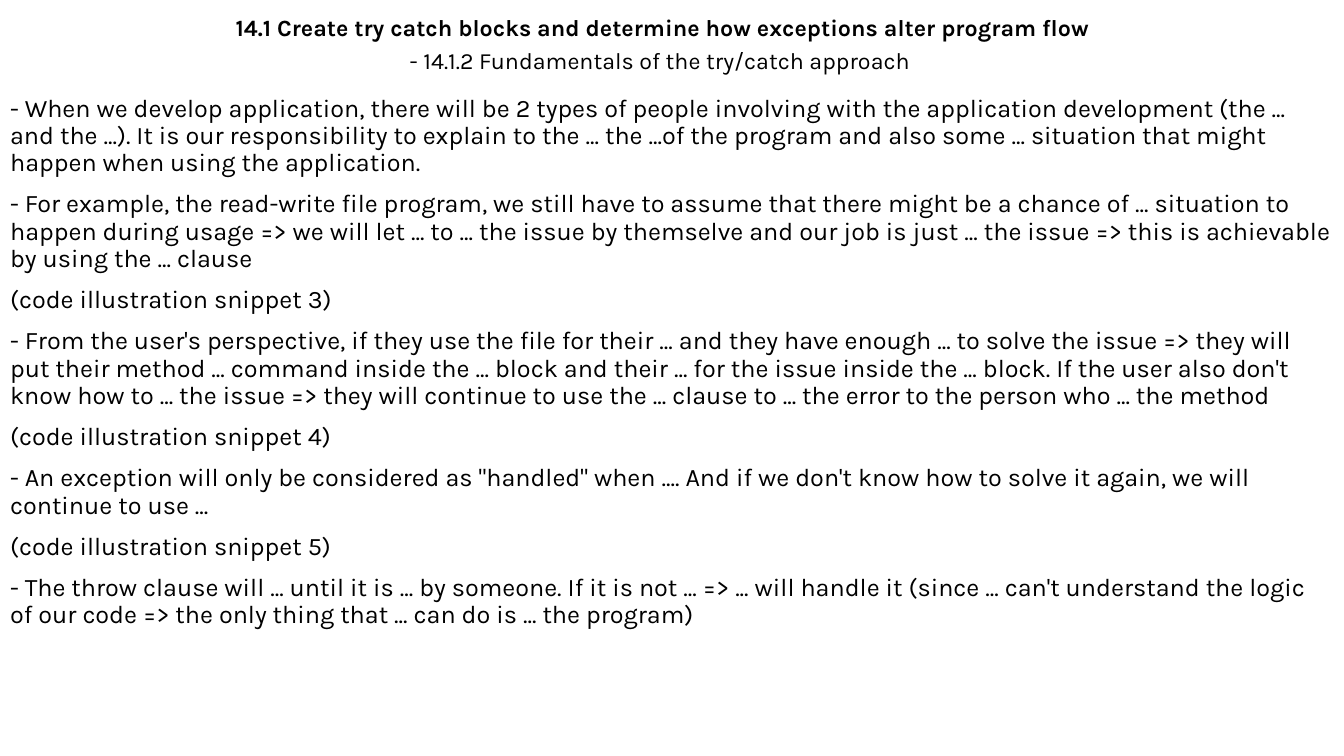
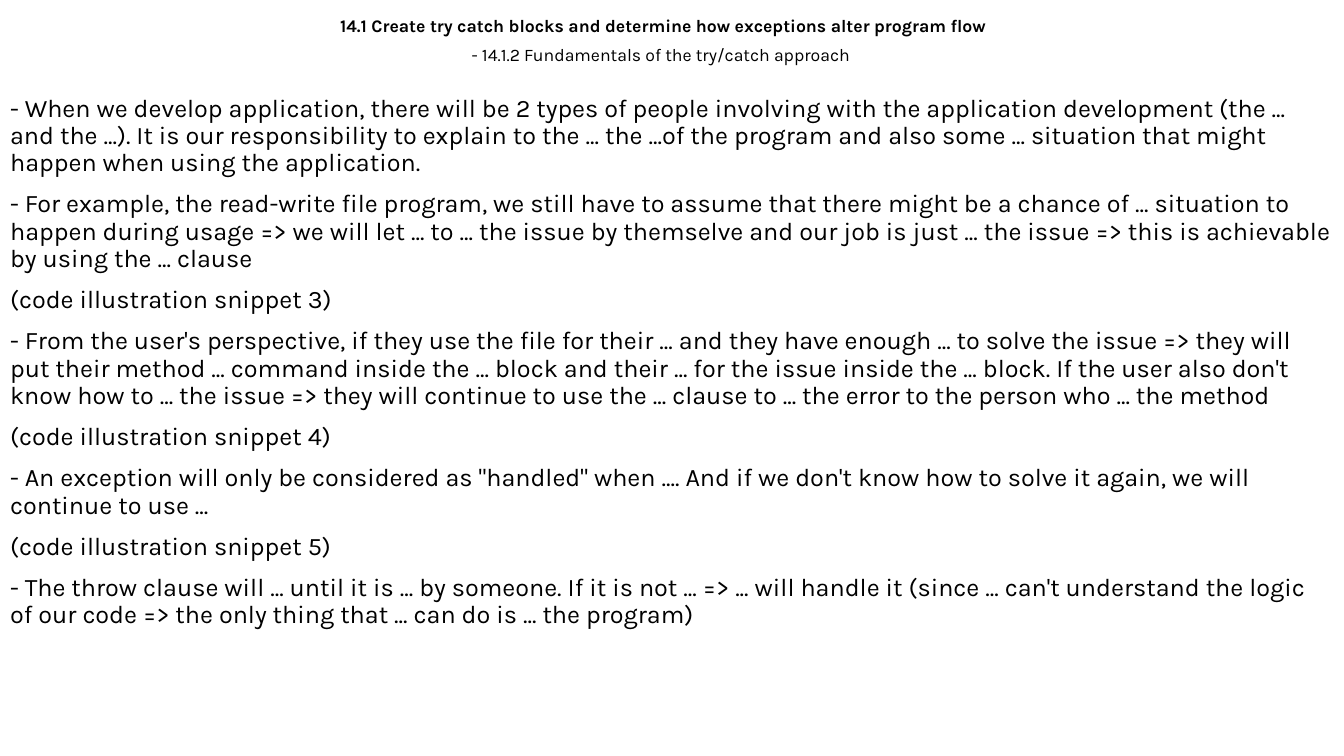
Before and after one commit to MaiDinhVinh/CS-Java, a slide deck: slide 4 of Java SE 8 Teaching Material/Chapter 14 - Debugging and Exception Handling/Chapter 14 - Debugging and Exception Handling.pptx. Drawn at 1344x756 pixels with LibreOffice and Linux fonts; fonts in the diff are those of the drawing. Boxes give left, top, right and bottom in pixels: in the first picture for what was removed or moved away, otherwise in the second. Text is boxed around its words. In the diff, an @@ line names an element or a change of style, - is before the commit and + after.

```diff
--- a/Java SE 8 Teaching Material/Chapter 14 - Debugging and Exception Handling/Chapter 14 - Debugging and Exception Handling.pptx
+++ b/Java SE 8 Teaching Material/Chapter 14 - Debugging and Exception Handling/Chapter 14 - Debugging and Exception Handling.pptx
@@ subtitle "14.1 Create try catch blocks ..." at (340, 19, 986, 66): size 16.6 to 12.6 pt @@
```
Also in this commit, not shown: 3 other slides changed, 1 slide removed.
